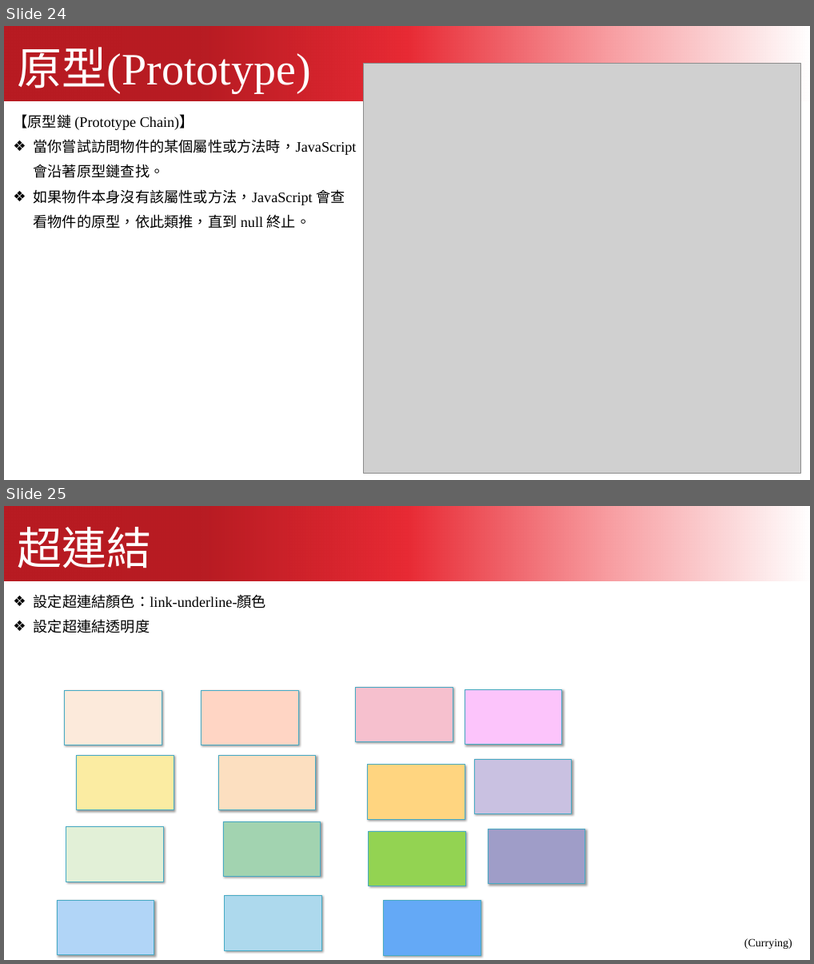
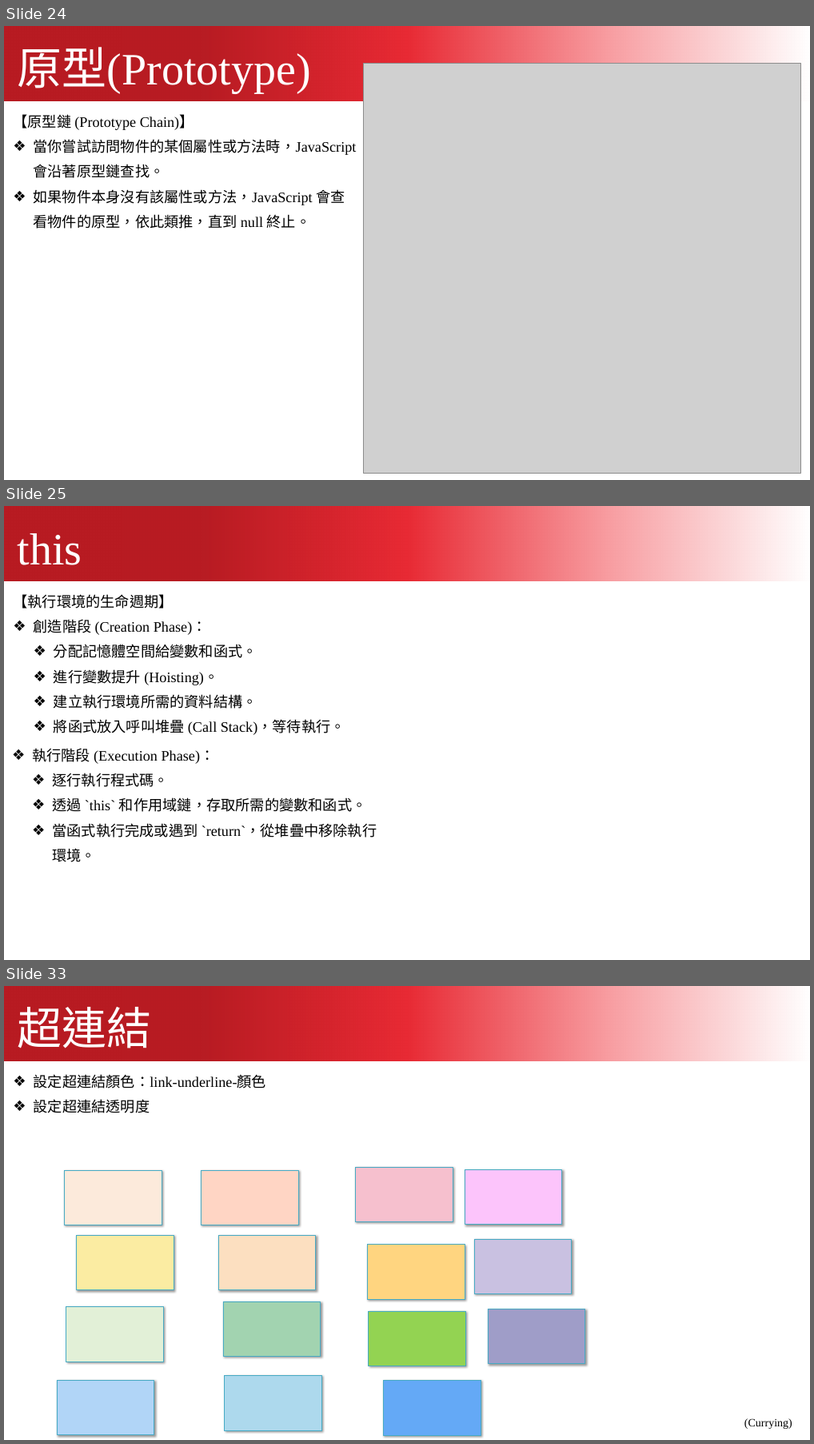
Before and after one commit to kcwc1029/blog-web, a slide deck: JavaScript/javascript_01.pptx. Shown one above the other, each under a label of ours: slides 24 and 25 before the commit, slides 24, 25 and 33 after it; the slides between them are not shown. The pictures are 814x964 and 814x1444 pixels, drawn with LibreOffice and Linux fonts; fonts in the diff are those of the drawing; grey boxes stand for pictures. Boxes give left, top, right and bottom in pixels: in the first picture for what was removed or moved away, otherwise in the second. Text is boxed around its words. In the diff, an @@ line names an element or a change of style, - is before the commit and + after.

```diff
--- a/JavaScript/javascript_01.pptx
+++ b/JavaScript/javascript_01.pptx
@@ slide 25 added at <box>4,506,810,960</box>, background #FFFFFF @@
@@ freeform shape added at <box>4,506,810,580</box>, fill gradient #B81B22 to #E82A34 to #F89DA1 to #FFFFFF @@
@@ text added at <box>18,533,82,565</box>, 80 pt, text #FFFFFF @@
+this
@@ text added at <box>13,594,346,735</box>, 26 pt, text #000000 @@
+【執行環境的生命週期】
+❖ 創造階段 (Creation Phase)：
+  ❖ 分配記憶體空間給變數和函式。
+  ❖ 進行變數提升 (Hoisting)。
+  ❖ 建立執行環境所需的資料結構。
+  ❖ 將函式放入呼叫堆疊 (Call Stack)，等待執行。
@@ text added at <box>32,748,378,862</box>, 26 pt, text #000000 @@
+❖ 執行階段 (Execution Phase)：
+  ❖ 逐行執行程式碼。
+  ❖ 透過 `this` 和作用域鏈，存取所需的變數和函式。
+  ❖ 當函式執行完成或遇到 `return`，從堆疊中移除執行環境。
@@ what was slide 25 is now slide 33 @@
```
Also in this commit, not shown: 7 other slides added, 6 other files.
